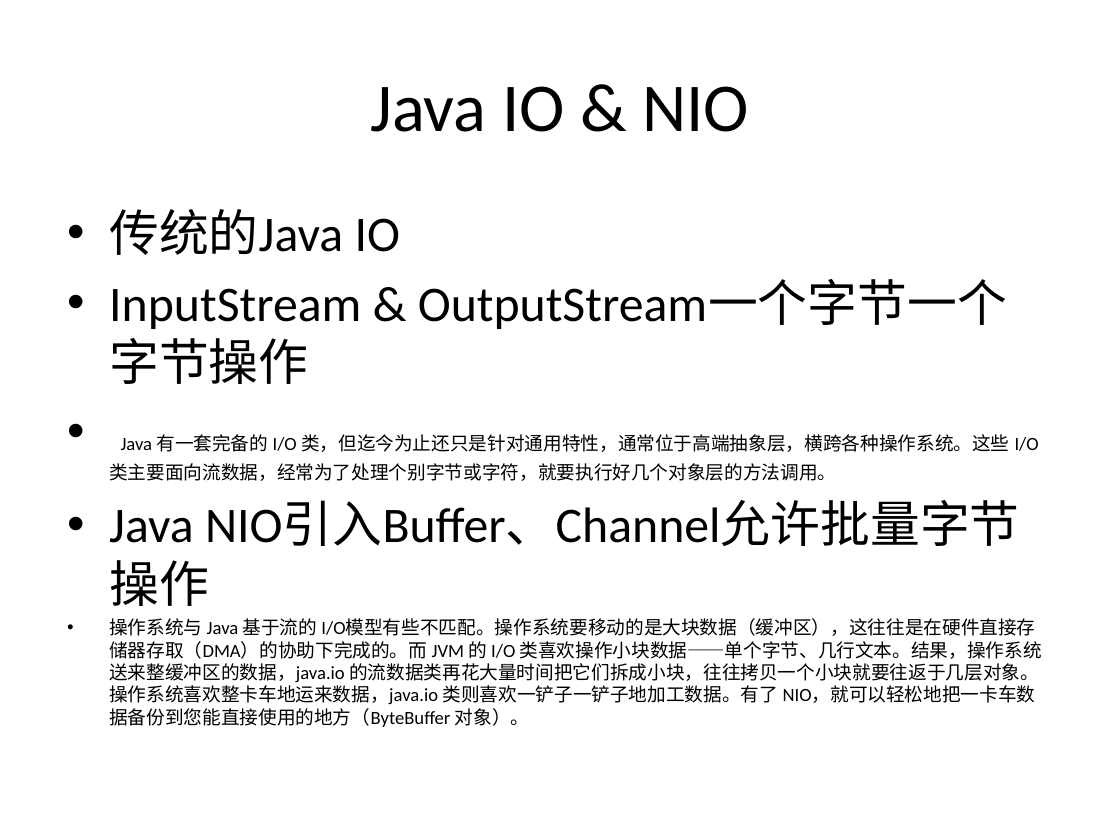
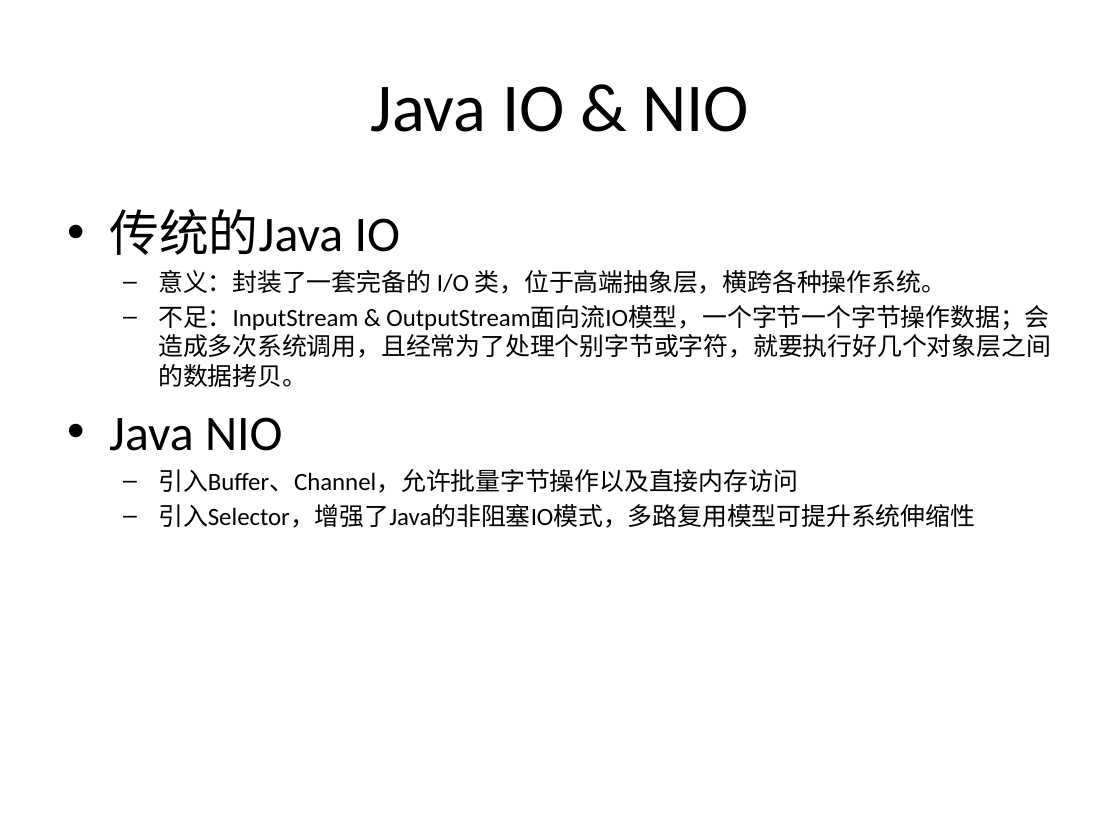
Before and after one commit to guhanjie/Knowledge-sharing, a slide deck: slide 5 of 扒一扒Java IO那些事儿.pptx (slide 7 before the commit). Drawn at 1120x840 pixels with LibreOffice and Linux fonts; fonts in the diff are those of the drawing. Boxes give left, top, right and bottom in pixels: in the first picture for what was removed or moved away, otherwise in the second. Text is boxed around its words. In the diff, an @@ line names an element or a change of style, - is before the commit and + after.

Commit message:
update java io

```diff
--- a/扒一扒Java IO那些事儿.pptx
+++ b/扒一扒Java IO那些事儿.pptx
@@ text at (109, 270, 1051, 528): text changed; size 12 to 16 pt @@
-• InputStream & OutputStream一个字节一个字节操作
-• Java 有一套完备的 I/O 类，但迄今为止还只是针对通用特性，通常位于高端抽象层，横跨各种操作系统。这些 I/O 类主要面向流数据，经常为了处理个别字节或字符，就要执行好几个对象层的方法调用。
-• Java NIO引入Buffer、Channel允许批量字节操作
-• 操作系统与 Java 基于流的 I/O模型有些不匹配。操作系统要移动的是大块数据（缓冲区），这往往是在硬件直接存储器存取（DMA）的协助下完成的。而 JVM 的 I/O 类喜欢操作小块数据——单个字节、几行文本。结果，操作系统送来整缓冲区的数据，java.io 的流数据类再花大量时间把它们拆成小块，往往拷贝一个小块就要往返于几层对象。操作系统喜欢整卡车地运来数据，java.io 类则喜欢一铲子一铲子地加工数据。有了 NIO，就可以轻松地把一卡车数据备份到您能直接使用的地方（ByteBuffer 对象）。
+  – 意义：封装了一套完备的 I/O 类，位于高端抽象层，横跨各种操作系统。
+  – 不足：InputStream & OutputStream面向流IO模型，一个字节一个字节操作数据；会造成多次系统调用，且经常为了处理个别字节或字符，就要执行好几个对象层之间的数据拷贝。
+• Java NIO
+  – 引入Buffer、Channel，允许批量字节操作以及直接内存访问
+  – 引入Selector，增强了Java的非阻塞IO模式，多路复用模型可提升系统伸缩性
```
Also in this commit, not shown: 4 other slides changed, 8 slides added, 2 slides removed.
